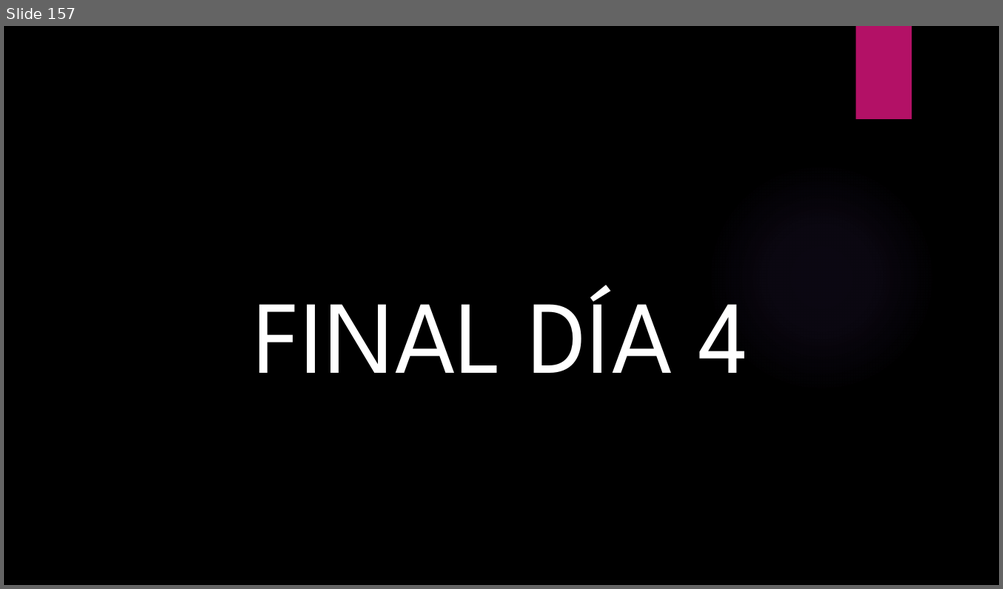
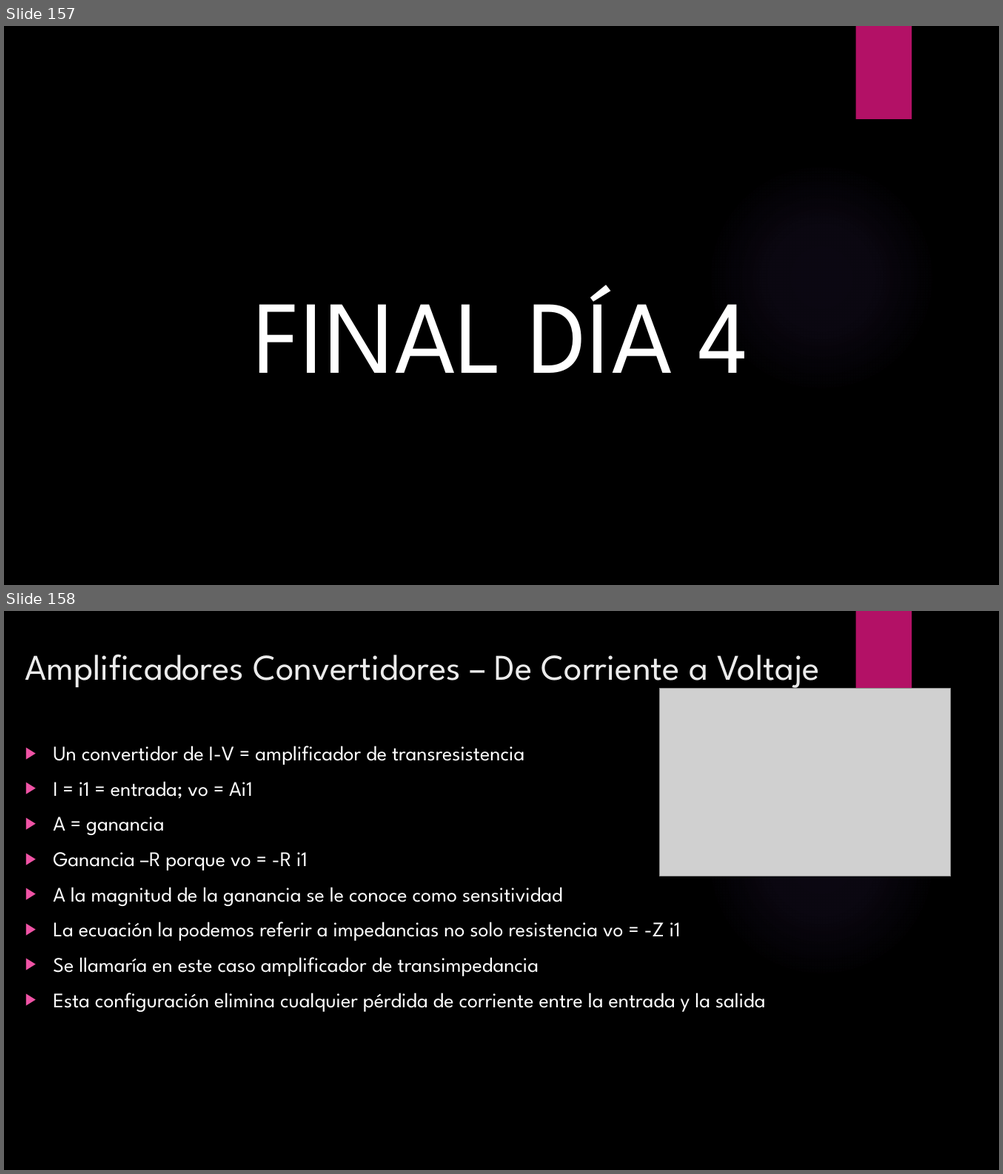
Before and after one commit to ulatinaedupa/ElectronicsII, a slide deck: Presentación/Electronica II.pptx. Shown one above the other, each under a label of ours: slide 157 before the commit, slides 157 and 158 after it. The pictures are 1003x589 and 1003x1174 pixels, drawn with LibreOffice and Linux fonts; fonts in the diff are those of the drawing; grey boxes stand for pictures; background and template pictures are left out. Boxes give left, top, right and bottom in pixels: in the first picture for what was removed or moved away, otherwise in the second. Text is boxed around its words. In the diff, an @@ line names an element or a change of style, - is before the commit and + after.

```diff
--- a/Presentación/Electronica II.pptx
+++ b/Presentación/Electronica II.pptx
@@ slide 158 added at box(4, 611, 999, 1170), background picture (left out); not listed: 2 template elements that a slide beside it also shows @@
@@ title added at box(25, 654, 819, 691), 35 pt, text #EBEBEB @@
+Amplificadores Convertidores – De Corriente a Voltaje
@@ picture added at box(660, 689, 950, 877) @@
@@ text added at box(53, 746, 765, 1012), 20 pt, text #FFFFFF @@
+▶ Un convertidor de I-V = amplificador de transresistencia
+▶ I = i1 = entrada; vo = Ai1
+▶ A = ganancia
+▶ Ganancia –R porque vo = -R i1
+▶ A la magnitud de la ganancia se le conoce como sensitividad
+▶ La ecuación la podemos referir a impedancias no solo resistencia vo = -Z i1
+▶ Se llamaría en este caso amplificador de transimpedancia
+▶ Esta configuración elimina cualquier pérdida de corriente entre la entrada y la salida
```
Also in this commit, not shown: 23 other slides added, 2 other files.
